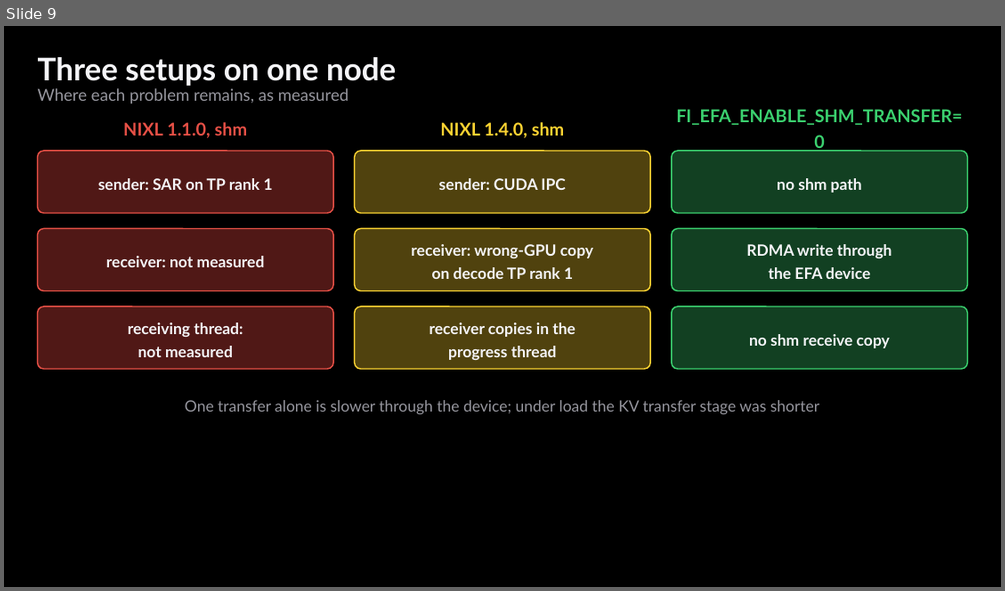
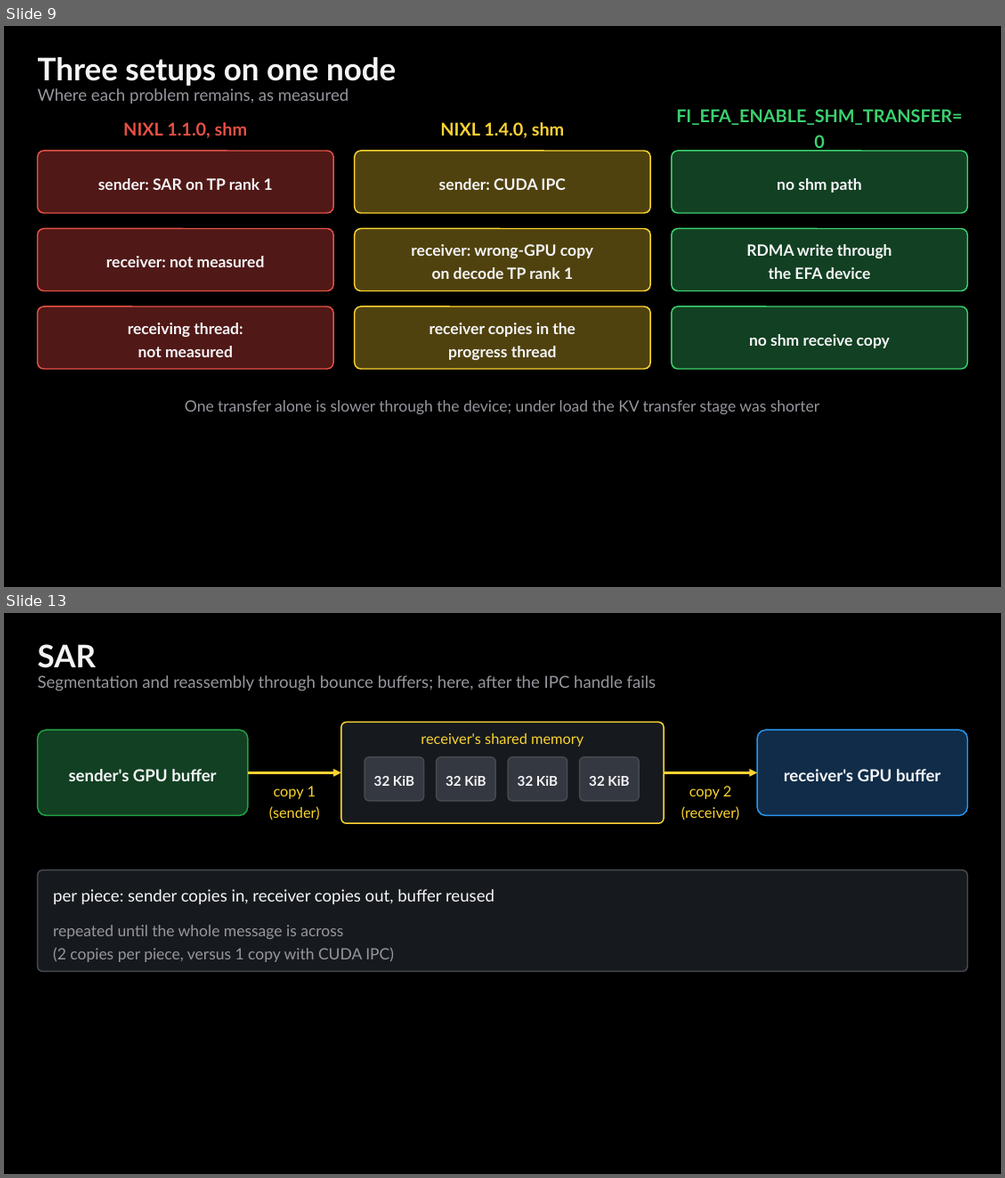
Before and after one commit to littlemex/figures, a slide deck: zenn/articles/741e79cf2e9bf2/source/figs.pptx. Shown one above the other, each under a label of ours: slide 9 before the commit, slides 9 and 13 after it; the slides between them are not shown. The pictures are 1005x591 and 1005x1178 pixels, drawn with LibreOffice and Linux fonts; fonts in the diff are those of the drawing. Boxes give left, top, right and bottom in pixels: in the first picture for what was removed or moved away, otherwise in the second. Text is boxed around its words. In the diff, an @@ line names an element or a change of style, - is before the commit and + after.

Commit message:
zenn 741e79cf2e9bf2: overview, shm, CUDA IPC and SAR figures for the opening

```diff
--- a/zenn/articles/741e79cf2e9bf2/source/figs.pptx
+++ b/zenn/articles/741e79cf2e9bf2/source/figs.pptx
@@ slide 13 added at [4, 613, 1001, 1174], background #000000 @@
@@ text added at [38, 644, 96, 668], 30 pt, text #F5F5F8, bold @@
+SAR
@@ text added at [38, 675, 656, 691], 16 pt, text #96969E @@
+Segmentation and reassembly through bounce buffers; here, after the IPC handle fails
@@ rounded rectangle added at [38, 730, 248, 816], fill #124022, outline #24A046 1.25 pt, 16 pt, text #F5F5F8, bold @@
+sender's GPU buffer
@@ rounded rectangle added at [341, 722, 663, 823], fill #161A1E, outline #FBD332 1.25 pt @@
@@ text added at [421, 733, 583, 747], 14 pt, text #FBD332 @@
+receiver's shared memory
@@ rounded rectangle added at [757, 730, 967, 816], fill #102C48, outline #2896F0 1.25 pt, 16 pt, text #F5F5F8, bold @@
+receiver's GPU buffer
@@ rounded rectangle added at [364, 757, 423, 801], fill #343840, outline #464A50 1.25 pt, 13 pt, text #F5F5F8, bold @@
+32 KiB
@@ rounded rectangle added at [437, 757, 495, 801], fill #343840, outline #464A50 1.25 pt, 13 pt, text #F5F5F8, bold @@
+32 KiB
@@ rounded rectangle added at [508, 757, 567, 801], fill #343840, outline #464A50 1.25 pt, 13 pt, text #F5F5F8, bold @@
+32 KiB
@@ rounded rectangle added at [580, 757, 639, 801], fill #343840, outline #464A50 1.25 pt, 13 pt, text #F5F5F8, bold @@
+32 KiB
@@ arrow added from (248, 773) to (341, 773), #FBD332 2.5 pt @@
@@ text added at [269, 786, 320, 820], 14 pt, text #FBD332 @@
+copy 1
+(sender)
@@ arrow added from (663, 773) to (757, 773), #FBD332 2.5 pt @@
@@ text added at [681, 786, 740, 819], 14 pt, text #FBD332 @@
+copy 2
+(receiver)
@@ rounded rectangle added at [38, 870, 968, 971], fill #161A1E, outline #464A50 1.25 pt @@
@@ text added at [53, 889, 494, 905], 16 pt, text #F5F5F8 @@
+per piece: sender copies in, receiver copies out, buffer reused
@@ text added at [53, 925, 394, 962], 15 pt, text #96969E @@
+repeated until the whole message is across
+(2 copies per piece, versus 1 copy with CUDA IPC)
```
Also in this commit, not shown: 3 other slides added, 5 other files.
